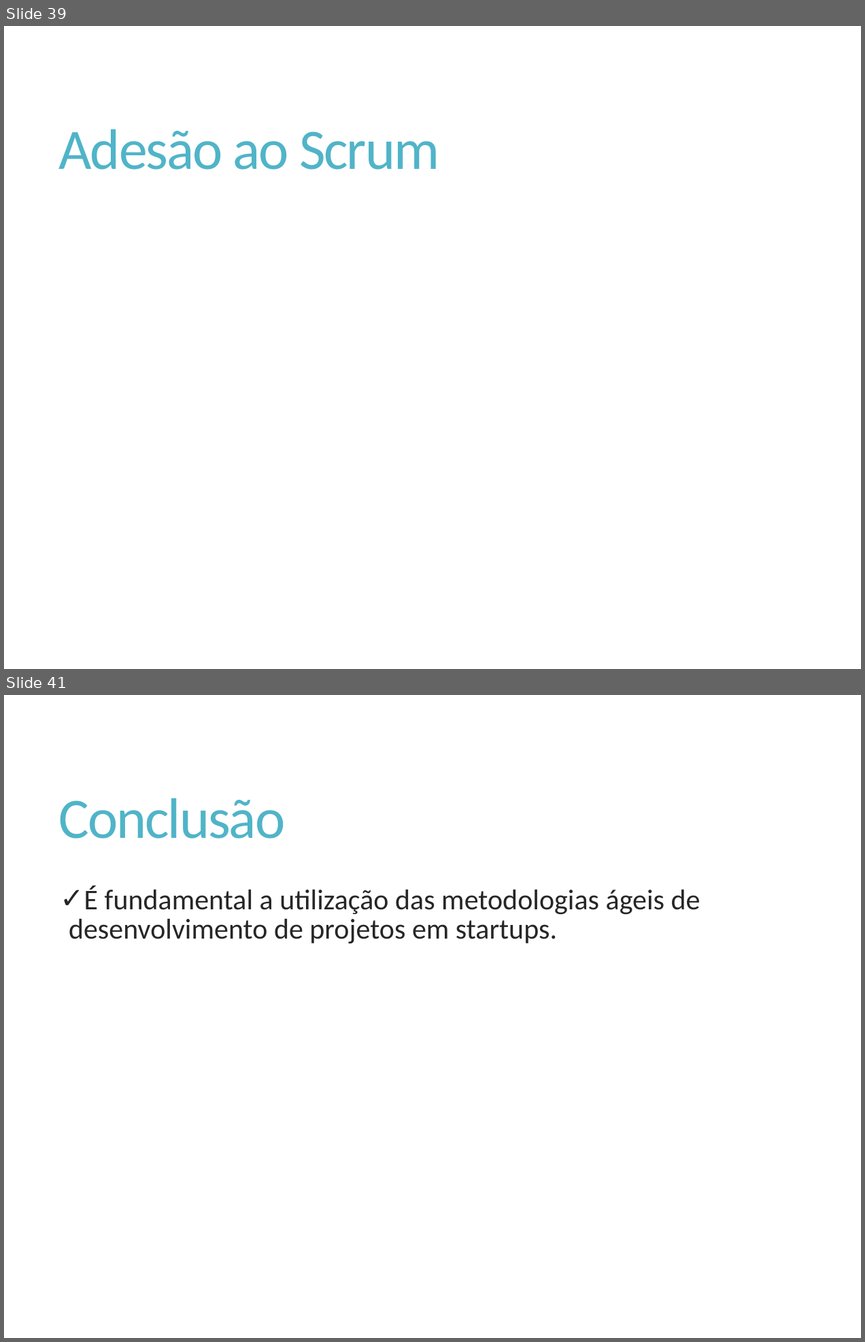
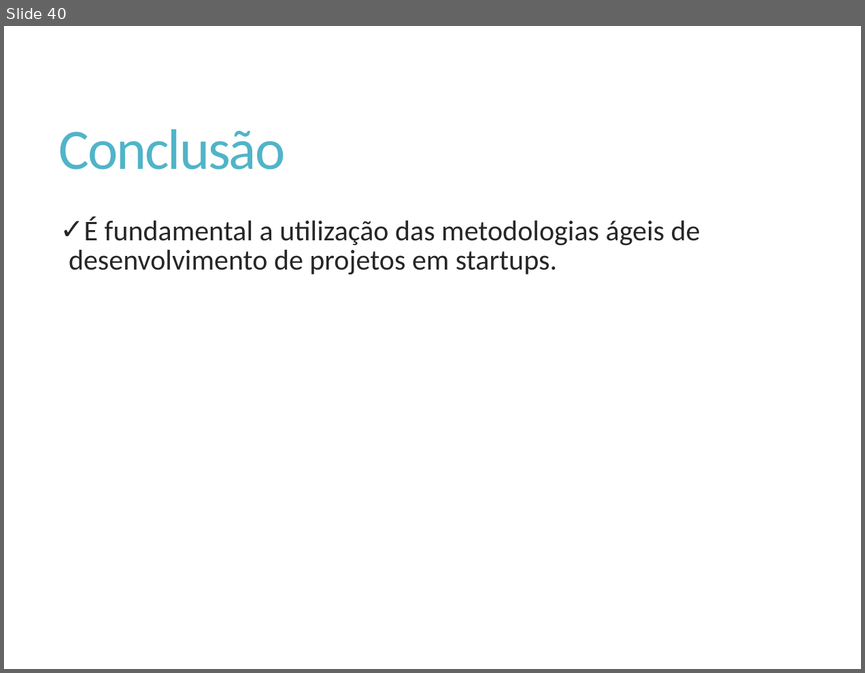
Before and after one commit to Elton-Garbin/TCC-2016, a slide deck: StartIdea/StartIdea.Docs/Apresentacao.pptx. Shown one above the other, each under a label of ours: slides 39 and 41 before the commit, slide 40 after it; the slides between them are not shown. The pictures are 865x1342 and 865x673 pixels, drawn with LibreOffice and Linux fonts; fonts in the diff are those of the drawing. Boxes give left, top, right and bottom in pixels: in the first picture for what was removed or moved away, otherwise in the second. Text is boxed around its words. In the diff, an @@ line names an element or a change of style, - is before the commit and + after.

```diff
--- a/StartIdea/StartIdea.Docs/Apresentacao.pptx
+++ b/StartIdea/StartIdea.Docs/Apresentacao.pptx
@@ slide 39 removed at <box>4,26,861,669</box>, background #FFFFFF @@
@@ title removed at <box>59,129,439,169</box> @@
-Adesão ao Scrum
@@ what was slide 41 is now slide 40 @@
```
Also in this commit, not shown: 5 slides changed, 1 slide added, 1 other slide removed.
